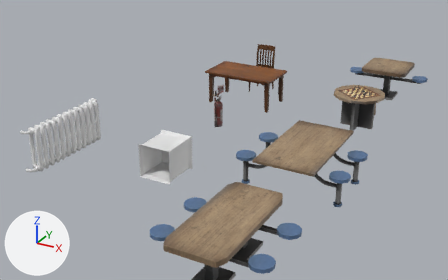
Renders of the FBX model Assets/PRISON161/prison seats.fbx from each side of a commit.
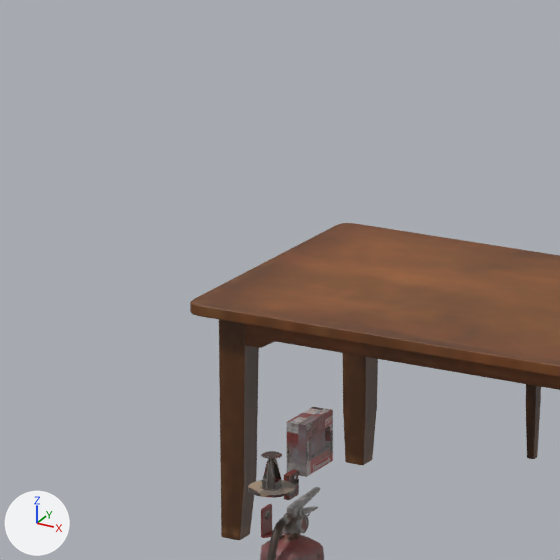
Each version appears first whole from a camera (50 mm lens) standing at (7.35, -26.19, 10.87) and looking at (-5.57, -2.69, -0.88), and next in a close-up on the part from 40% to 56% of the width and 12% to 37% of the height. Lighting does not change. The marker at lower left points along +X, +Y and +Z. The close-ups show mesh edges as thin lines. Where no turn or scale is listed for an object, it has been applied to the vertices.

Objects in the first close-up: 'FIRE_alarm_sprinkler', 'Fire_Extinguisher.mo', 'chair', 'old_table'.
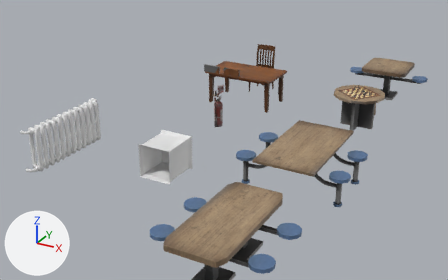
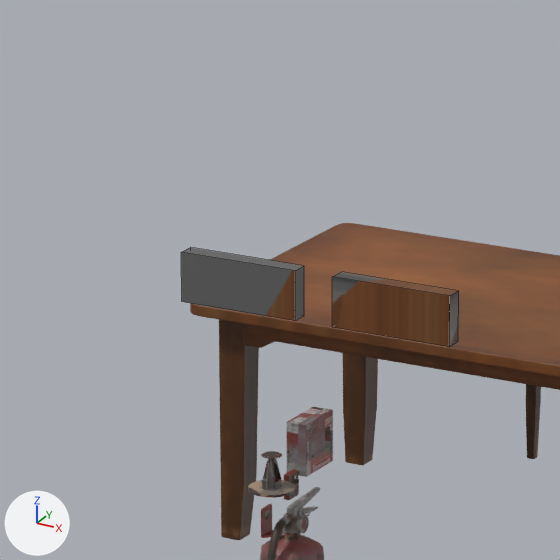
Location of each change, (x1, y1, x2, y2) in pixels of the close-ups (560 x 560 px):
'Cube', added (brown)
    after: (332, 272, 459, 347)
'Cube.002', added
    after: (181, 247, 304, 321)

The edits, one by one:
Mesh me_cube is new.
It is a box spanning x -0.4..0.4, y -0.058..0.058, z -0.159..0.159.
It uses material mat_cellprops (picture img_prison_seats_cellprops_basecolor_png).
Mesh me_cube_012 is new.
It is a box spanning x -0.4..0.4, y -0.058..0.058, z -0.159..0.159.
It uses material mat_cellprops (picture img_prison_seats_cellprops_basecolor_png).
Object 'Cube' (ob_cube) is new; it shows me_cube.
Its location is (-5.763, -1.594, 2.115).
Object 'Cube.002' (ob_cube_002) is new; it shows me_cube_012.
Its location is (-6.823, -1.594, 2.115).
